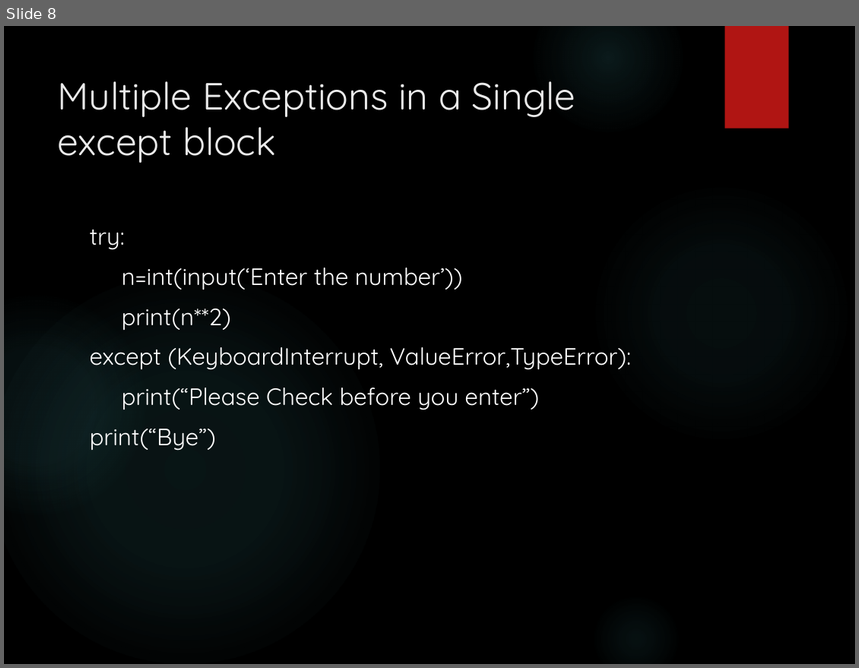
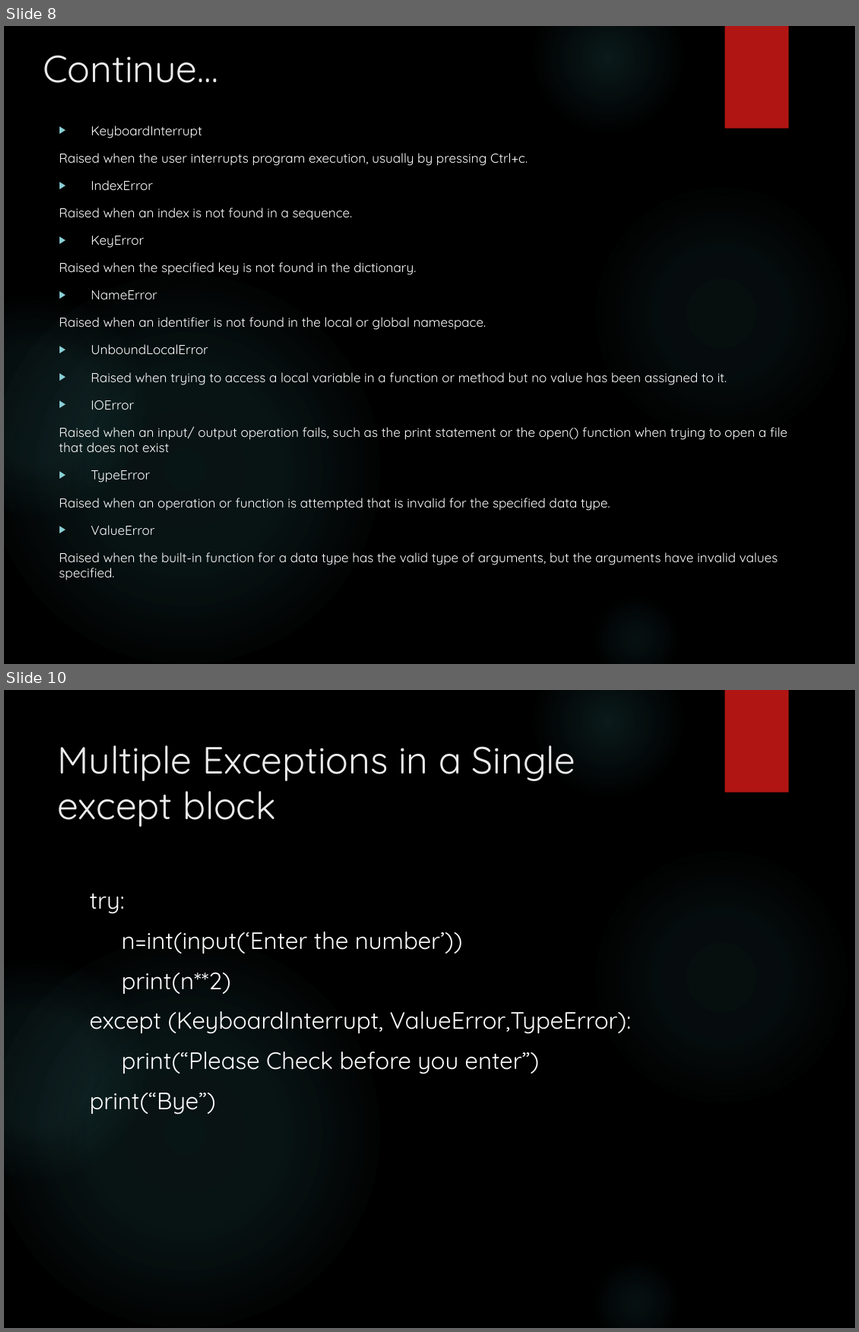
Before and after one commit to GLA-Python/python3.10.0, a slide deck: Topicwise PDF/Exception Handling.pptx. Shown one above the other, each under a label of ours: slide 8 before the commit, slides 8 and 10 after it; the slides between them are not shown. The pictures are 859x668 and 859x1332 pixels, drawn with LibreOffice and Linux fonts; fonts in the diff are those of the drawing; background and template pictures are left out. Boxes give left, top, right and bottom in pixels: in the first picture for what was removed or moved away, otherwise in the second. Text is boxed around its words. In the diff, an @@ line names an element or a change of style, - is before the commit and + after.

```diff
--- a/Topicwise PDF/Exception Handling.pptx
+++ b/Topicwise PDF/Exception Handling.pptx
@@ slide 8 added at [4, 26, 855, 664], background picture (left out); not listed: 6 template elements that a slide beside it also shows @@
@@ title added at [43, 55, 218, 83], 32 pt, text #EBEBEB @@
+Continue…
@@ text added at [59, 126, 788, 581], 11 pt, text #FFFFFF @@
+▶ KeyboardInterrupt
+Raised when the user interrupts program execution, usually by pressing Ctrl+c.
+▶ IndexError
+Raised when an index is not found in a sequence.
+▶ KeyError
+Raised when the specified key is not found in the dictionary.
+▶ NameError
+Raised when an identifier is not found in the local or global namespace.
+▶ UnboundLocalError
+▶ Raised when trying to access a local variable in a function or method but no value has been assigned to it.
+▶ IOError
+Raised when an input/ output operation fails, such as the print statement or the open() function when trying to open a file that does not exist
+▶ TypeError
+Raised when an operation or function is attempted that is invalid for the specified data type.
+▶ ValueError
+Raised when the built-in function for a data type has the valid type of arguments, but the arguments have invalid values specified.
@@ what was slide 8 is now slide 10 @@
```
Also in this commit, not shown: 10 slides changed, 7 other slides added, 8 slides removed.
